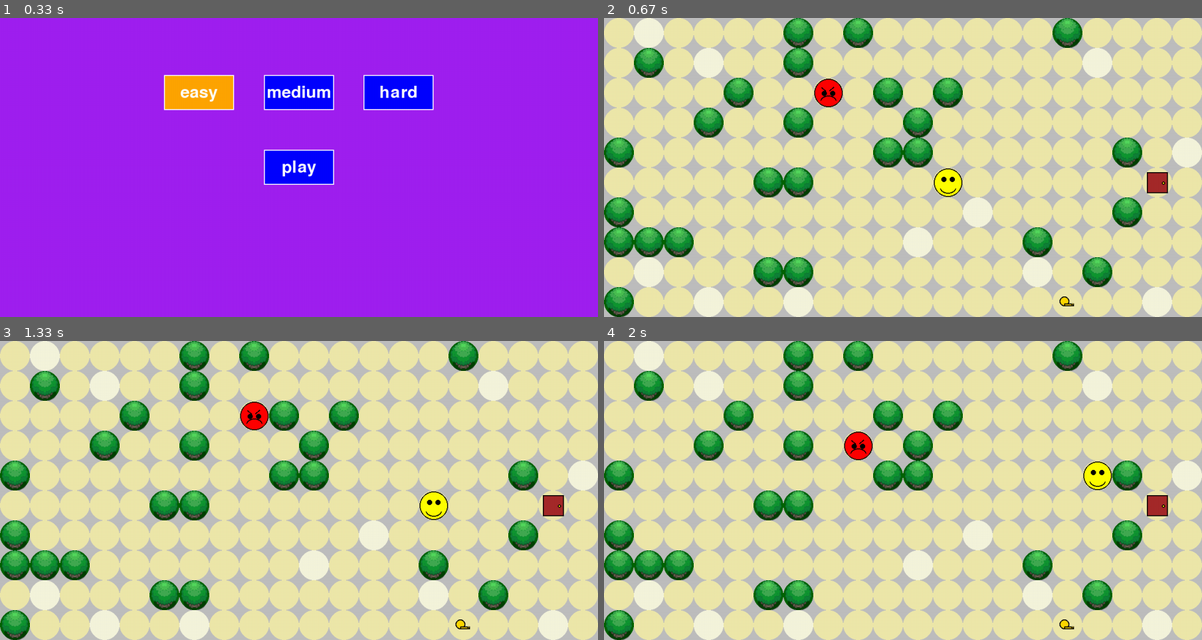
Above: before the commit, frames 1-4 (two rows, left to right).
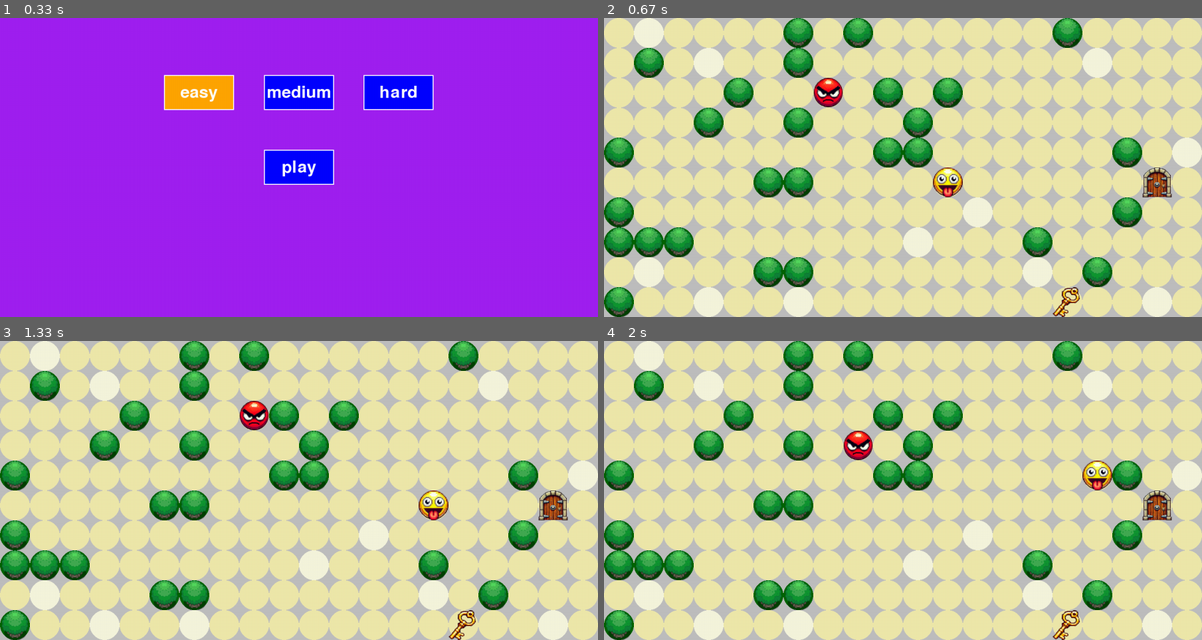
Above: after the commit, the same moments.

Repository: Jaxsbr/pygame_cant_catch_me
Game: pygame game, started from app/main.py
Two runs of this game, one before a commit and one after it. Both use one fixed random seed, a clock stepped at 60 frames per second and the inputs below.
Inputs (mouse positions are in pixels of both pictures, inside the frame that each line leads up to):
- Up to frame 1 (0.33 s): no input
- Up to frame 2 (0.67 s): click "play" at 0.38 s
- Up to frame 3 (1.33 s): hold Right 0.67-1.13 s; move the mouse to (275, 502) at 0.7 s; hold Up from 1.17 s (still down)
- Up to frame 4 (2 s): release Up at 1.47 s; hold Right 1.5-1.97 s

Frame 1 is identical in both runs. In frame 2, 1.4% of the frame differs, in the area x 35-95%, y 20-100%; in frame 3, 1.4%; in frame 4, 1.4%, in the area x 40-95%, y 30-100%.

Commit message:
improve sprites

Diff:
--- a/app/game_state/game.py
+++ b/app/game_state/game.py
@@ -26,7 +26,6 @@
         self._sprites = sprites
         self._turn_engine = TurnEngine()
 
-        self._sprite_sheet_img = pygame.image.load('app/img/sprite_sheet.png')
         self._tree_img = pygame.image.load('app/img/tree.png')
         self._tree_img = pygame.transform.scale(self._tree_img, (TileManager.tile_width, TileManager.tile_height))
 
--- a/app/main.py
+++ b/app/main.py
@@ -25,7 +25,7 @@
 
 
     def _load_sprites(self) -> dict[str, pygame.Surface]:
-        sprite_sheet = pygame.image.load("app/img/sprite_sheet.png").convert_alpha()
+        sprite_sheet = pygame.image.load("app/img/sprite_sheet_1.png").convert_alpha()
         sprite_width = 64
         sprite_height = 64
 
Binary file added: app/img/sprite_sheet_1.png
Not shown, added: app/.DS_Store
